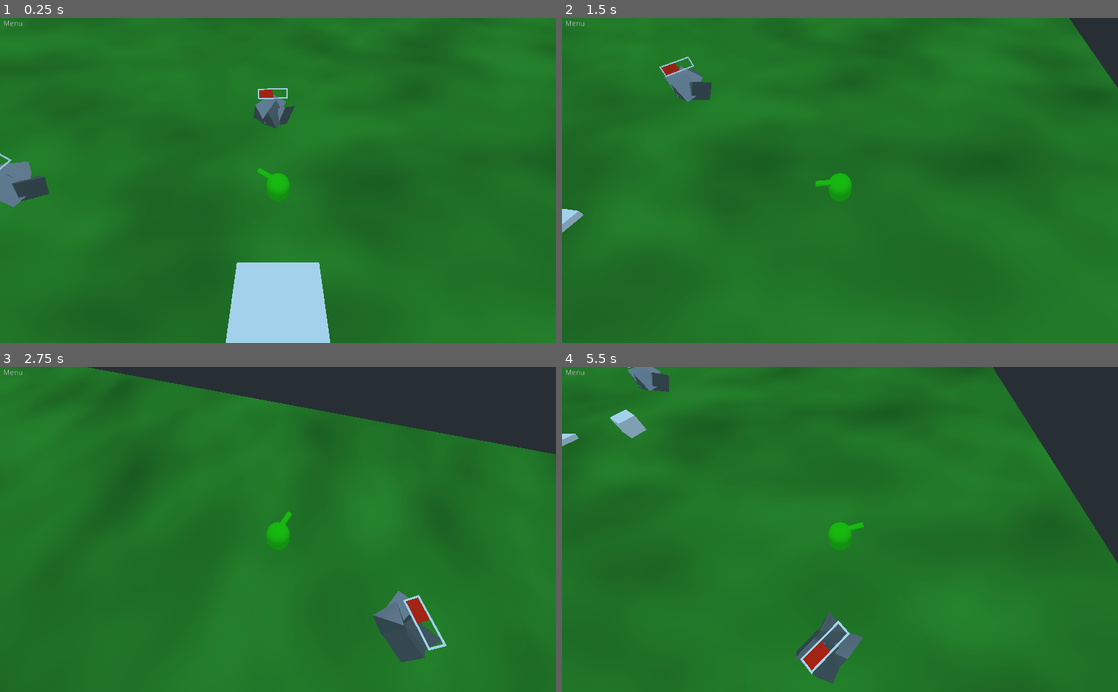
Above: before the commit, frames 1-4 (two rows, left to right).
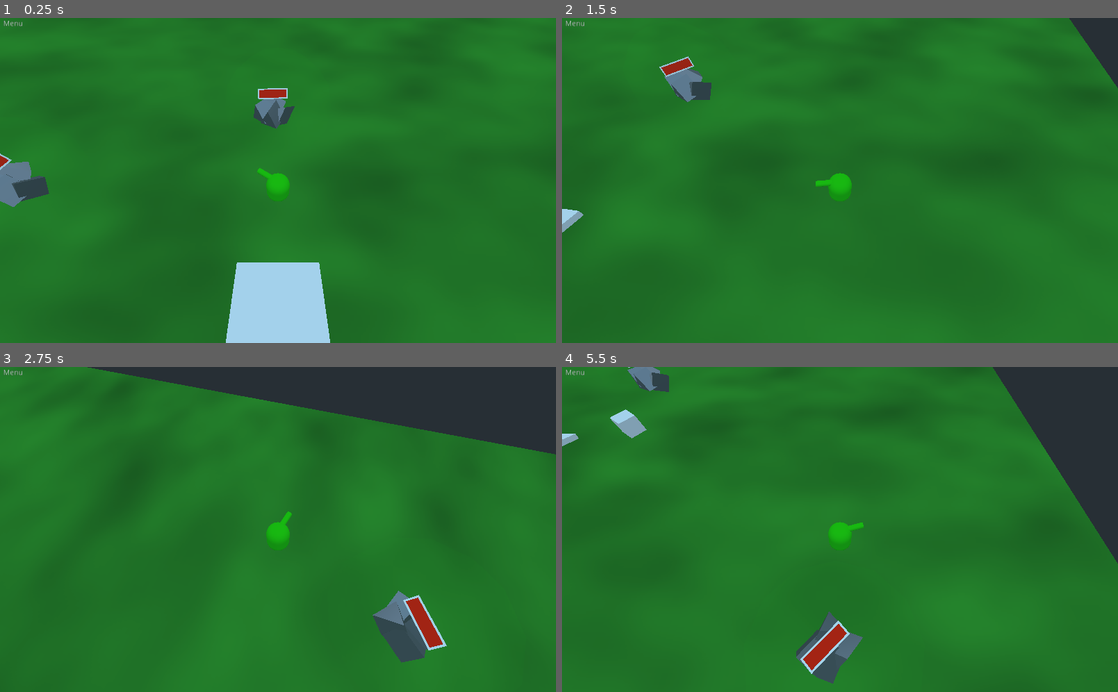
Above: after the commit, the same moments.

Repository: c-dante/godot-jam
Game: Godot game, scene res://FirstScene.tscn
Same seed, same stepped clock (60 frames per second), same inputs: the game is played once before the commit and once after it.
Inputs (mouse positions are in pixels of both pictures, inside the frame that each line leads up to):
- Up to frame 1 (0.25 s): no input
- Up to frame 2 (1.5 s): move the mouse to (962, 164) at 0.52 s; hold D (move_right) 0.53-1.28 s; hold Shift (sprint) 0.53-1.28 s; move the mouse to (728, 196) at 1.27 s; hold S (move_down) from 1.28 s (still down); tap E (turn_ccw) at 1.35 s
- Up to frame 3 (2.75 s): move the mouse to (333, 458) at 2.02 s; release S (move_down) at 2.03 s; hold D (move_right) from 2.03 s (still down); hold Q (turn_cw) from 2.03 s (still down)
- Up to frame 4 (5.5 s): move the mouse to (812, 594) at 2.77 s; release D (move_right) at 2.78 s; release Q (turn_cw) at 2.78 s; hold W (move_up) 2.78-3.53 s; tap Shift (sprint) at 2.85 s; move the mouse to (1006, 578) at 3.52 s; hold E (turn_ccw) 3.53-4.28 s; hold A (move_left) 3.53-5.03 s; move the mouse to (673, 480) at 4.27 s; tap Q (turn_cw) at 4.35 s; move the mouse to (867, 529) at 5.02 s; hold S (move_down) from 5.03 s (still down); hold Shift (sprint) from 5.03 s (still down)

The runs differ from the first frame. In frame 1, less than 0.1% of the frame differs, in the area x 0-52%, y 22-46%; in frame 2, less than 0.1%; in frame 3, 0.2%, in the area x 75-80%, y 77-87%; in frame 4, 0.2%.

Commit message:
Mining rocks

Diff:
--- a/FirstScene.gd
+++ b/FirstScene.gd
@@ -45,7 +45,7 @@
 
 
 func spawnRocks():
-	var spawnArea = $"Level/Floor"
+	# var spawnArea = $"Level/Floor"
 	# print(spawnArea.)
 	for i in range(10):
 		print(i)
--- a/project.godot
+++ b/project.godot
@@ -64,6 +64,7 @@
 
 Global="*res://src/Global.gd"
 TimedLog="*res://src/util/TimedLog.gd"
+Resources="*res://src/Resources.gd"
 
 [editor_plugins]
 
--- a/src/Bar/Bar.gd
+++ b/src/Bar/Bar.gd
@@ -1,6 +1,4 @@
 extends Spatial
-
-class_name Bar
 
 export (float) var progress = 0.5
 onready var filling: Spatial = $"inside"
--- a/src/Gatherable.gd
+++ b/src/Gatherable.gd
@@ -1,6 +1,6 @@
 extends Node
 
-const Resources = preload("res://src/Resources.gd")
+const Res = preload("res://src/Resources.gd")
 const Bar = preload("res://src/Bar/Bar.gd")
 
 export (NodePath) var barPath
@@ -9,22 +9,73 @@
 export (NodePath) var gatheringAreaPath
 onready var gatheringArea: Area = get_node(gatheringAreaPath)
 
-export (float) var gatherTimeSec = 1.0
+export (float) var gatherTimeSec = 2.0
 
-export (Array, Resources.ResourceType) var produces
+export (Array, Res.ResourceType) var produces
+export (Array, float) var producesVolume
 
+var gathering = {}
+var miners = 0
 var gatherCycle = {}
-var remaining
+var remaining = 0
 
 # Called when the node enters the scene tree for the first time.
 func _ready():
 	if barPath:
 		bar = get_node(barPath)
-	gatheringArea.connect('body_entered', self, '_on_bodyEnter')
-	gatheringArea.connect('body_exited', self, '_on_bodyExit')
+	if gatheringArea.connect('body_entered', self, '_on_bodyEnter') != OK:
+		push_error("Gatherable failed to connect enter")
+
+	if gatheringArea.connect('body_exited', self, '_on_bodyExit') != OK:
+		push_error("Gatherable failed to connect exit")
+
+	remaining = gatherTimeSec
+	assert(produces.size() == producesVolume.size(), "Production and volume length must align")
+	bar.progress = remaining / gatherTimeSec;
 
 func _on_bodyEnter(body: Node):
-	print("ENTER", body)
+	var gatherer = body.get_instance_id()
+	gathering[gatherer] = true
+	miners += 1
+	if !gatherCycle.has(gatherer):
+		gatherCycle[gatherer] = 0
 
 func _on_bodyExit(body: Node):
-	print("EXIT", body)
+	gathering[body.get_instance_id()] = false
+	miners -= 1
+
+func _physics_process(delta):
+	# no-op if no one is mining
+	if miners <= 0:
+		return
+
+	# Error rate
+	var adjDelta = delta if delta < remaining else remaining
+
+	# Allocate mining ownership
+	for name in gathering:
+		if gathering[name]:
+			gatherCycle[name] += adjDelta
+
+	# Distribute resources
+	remaining -= adjDelta
+
+	# Consume a cycle of resource
+	if remaining <= 0:
+		remaining = gatherTimeSec
+
+		# Allocate based on consumption porition
+		for name in gatherCycle:
+			var portion = gatherCycle[name] / gatherTimeSec
+			if !Resources.Inventory.has(name):
+				Resources.Inventory[name] = {}
+
+			for produceIdx in produces:
+				var resource = produces[produceIdx]
+				var volume = producesVolume[produceIdx]
+				if !Resources.Inventory[name].has(resource):
+					Resources.Inventory[name][resource] = 0
+				Resources.Inventory[name][resource] += portion * volume
+
+	# Update bar
+	bar.progress = remaining / gatherTimeSec;
--- a/src/Resources.gd
+++ b/src/Resources.gd
@@ -1,4 +1,5 @@
 extends Node
-class_name Resources
 
 enum ResourceType { Stone, Wood }
+
+var Inventory = {}
--- a/src/Rock/Rock.tscn
+++ b/src/Rock/Rock.tscn
@@ -28,6 +28,7 @@
 gatheringAreaPath = NodePath("../gather")
 gatherTimeSec = 5.0
 produces = [ 0 ]
+producesVolume = [ 1.0 ]
 
 [node name="CSGMesh" type="CSGMesh" parent="."]
 transform = Transform( 0.482913, -0.672677, -0.560626, 0.439016, 0.739936, -0.509665, 0.757668, 0, 0.652641, -0.657505, -0.507156, 0 )
